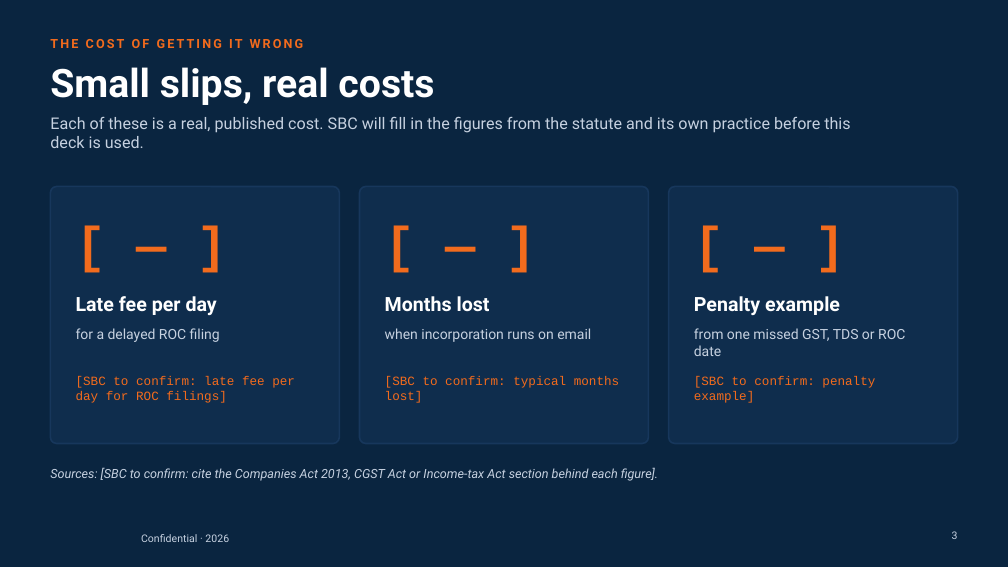
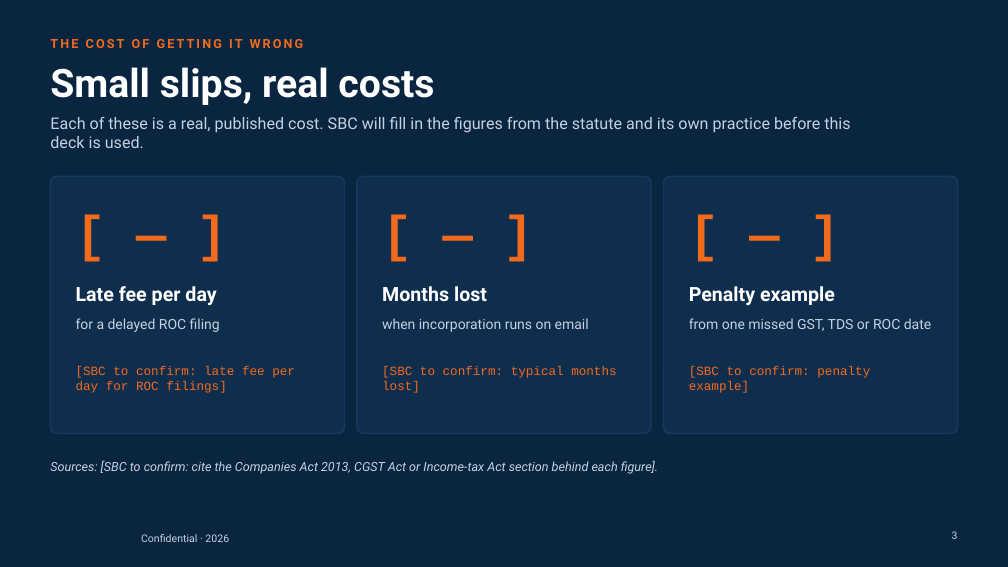
Before and after one commit to abdulfarhath7/vcfo_suite, a slide deck: slide 3 of docs/collateral/vcfo-suite/VCFO_Suite_Corporate_Deck.pptx. Drawn at 1008x567 pixels with LibreOffice and Linux fonts; fonts in the diff are those of the drawing; background and template pictures are left out. Boxes give left, top, right and bottom in pixels: in the first picture for what was removed or moved away, otherwise in the second. Text is boxed around its words. In the diff, an @@ line names an element or a change of style, - is before the commit and + after.

```diff
--- a/docs/collateral/vcfo-suite/VCFO_Suite_Corporate_Deck.pptx
+++ b/docs/collateral/vcfo-suite/VCFO_Suite_Corporate_Deck.pptx
@@ rounded rectangle: place and size @@
-rounded rectangle at bbox=[50, 186, 340, 444]
+rounded rectangle at bbox=[50, 176, 345, 433]
@@ rounded rectangle: place and size @@
-rounded rectangle at bbox=[360, 186, 649, 444]
+rounded rectangle at bbox=[357, 176, 651, 433]
@@ rounded rectangle: place and size @@
-rounded rectangle at bbox=[668, 186, 958, 444]
+rounded rectangle at bbox=[663, 176, 958, 433]
@@ text "[ — ]" rewrapped from bbox=[76, 212, 314, 282] to bbox=[76, 202, 320, 272] @@
@@ text "[ — ]" rewrapped from bbox=[385, 212, 624, 282] to bbox=[382, 202, 626, 272] @@
@@ text "[ — ]" rewrapped from bbox=[694, 212, 932, 282] to bbox=[688, 202, 932, 272] @@
@@ text "Late fee per day": place and size @@
-text "Late fee per day" at bbox=[76, 296, 217, 315]
+text "Late fee per day" at bbox=[76, 286, 216, 305]
@@ text "Months lost": place and size @@
-text "Months lost" at bbox=[385, 296, 490, 312]
+text "Months lost" at bbox=[382, 286, 487, 302]
@@ text "Penalty example": place and size @@
-text "Penalty example" at bbox=[694, 296, 840, 315]
+text "Penalty example" at bbox=[689, 286, 835, 305]
@@ text "for a delayed ROC filing": place and size @@
-text "for a delayed ROC filing" at bbox=[76, 328, 220, 342]
+text "for a delayed ROC filing" at bbox=[76, 318, 220, 332]
@@ text "when incorporation runs on email": place and size @@
-text "when incorporation runs on email" at bbox=[385, 328, 591, 342]
+text "when incorporation runs on email" at bbox=[382, 318, 589, 332]
@@ text "from one missed GST, TDS ..." rewrapped from bbox=[694, 328, 905, 356] to bbox=[689, 318, 931, 331] @@
@@ text "[SBC to confirm: late fee ...": place and size @@
-text "[SBC to confirm: late fee ..." at bbox=[76, 376, 295, 403]
+text "[SBC to confirm: late fee ..." at bbox=[76, 366, 295, 393]
@@ text "[SBC to confirm: typical months ...": place and size @@
-text "[SBC to confirm: typical months ..." at bbox=[385, 376, 619, 403]
+text "[SBC to confirm: typical months ..." at bbox=[382, 366, 616, 393]
@@ text "[SBC to confirm: penalty example]": place and size @@
-text "[SBC to confirm: penalty example]" at bbox=[694, 376, 875, 403]
+text "[SBC to confirm: penalty example]" at bbox=[689, 366, 870, 393]
@@ text "Sources: [SBC to confirm: cite ...": place and size @@
-text "Sources: [SBC to confirm: cite ..." at bbox=[50, 467, 658, 481]
+text "Sources: [SBC to confirm: cite ..." at bbox=[50, 460, 658, 474]
```
Also in this commit, not shown: 12 other slides changed, 11 other files.
